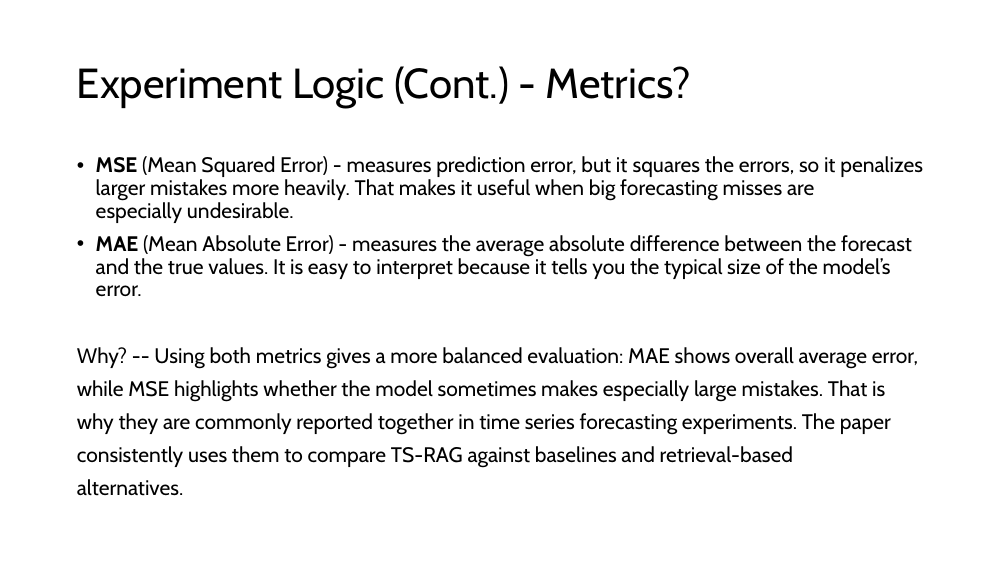
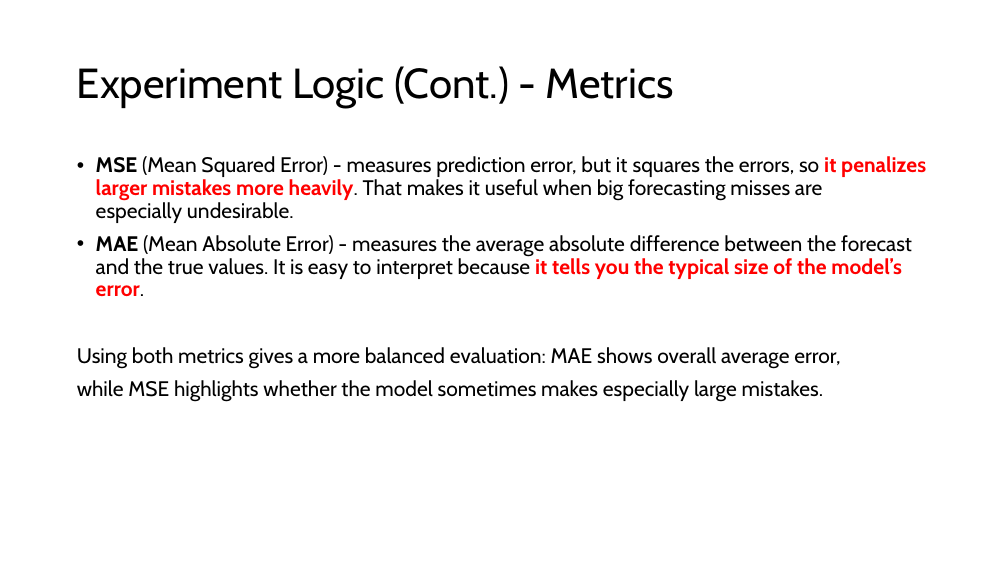
Before and after one commit to ZGRochelleDev/intelligent-systems-code-Review, a slide deck: slide 8 of deliverables/code-review-presentation.pptx. Drawn at 1008x567 pixels with LibreOffice and Linux fonts; fonts in the diff are those of the drawing. Boxes give left, top, right and bottom in pixels: in the first picture for what was removed or moved away, otherwise in the second. Text is boxed around its words. In the diff, an @@ line names an element or a change of style, - is before the commit and + after.

```diff
--- a/deliverables/code-review-presentation.pptx
+++ b/deliverables/code-review-presentation.pptx
@@ title at (x1=77, y1=66, x2=674, y2=108): text changed @@
-Experiment Logic (Cont.) - Metrics?
+Experiment Logic (Cont.) - Metrics
@@ text at (x1=96, y1=156, x2=926, y2=296): text colour #000000 to #FF0000, bold on in "it penalizes larger mistakes more heavily.", "it tells you the typical size of ..." @@
@@ text at (x1=77, y1=347, x2=840, y2=402): text changed @@
-Why? -- Using both metrics gives a more balanced evaluation: MAE shows overall average error,
-while MSE highlights whether the model sometimes makes especially large mistakes. That is
-why they are commonly reported together in time series forecasting experiments. The paper
-consistently uses them to compare TS-RAG against baselines and retrieval-based
-alternatives.
+Using both metrics gives a more balanced evaluation: MAE shows overall average error,
+while MSE highlights whether the model sometimes makes especially large mistakes.
```
Also in this commit, not shown: 4 other slides changed, 2 other files.
